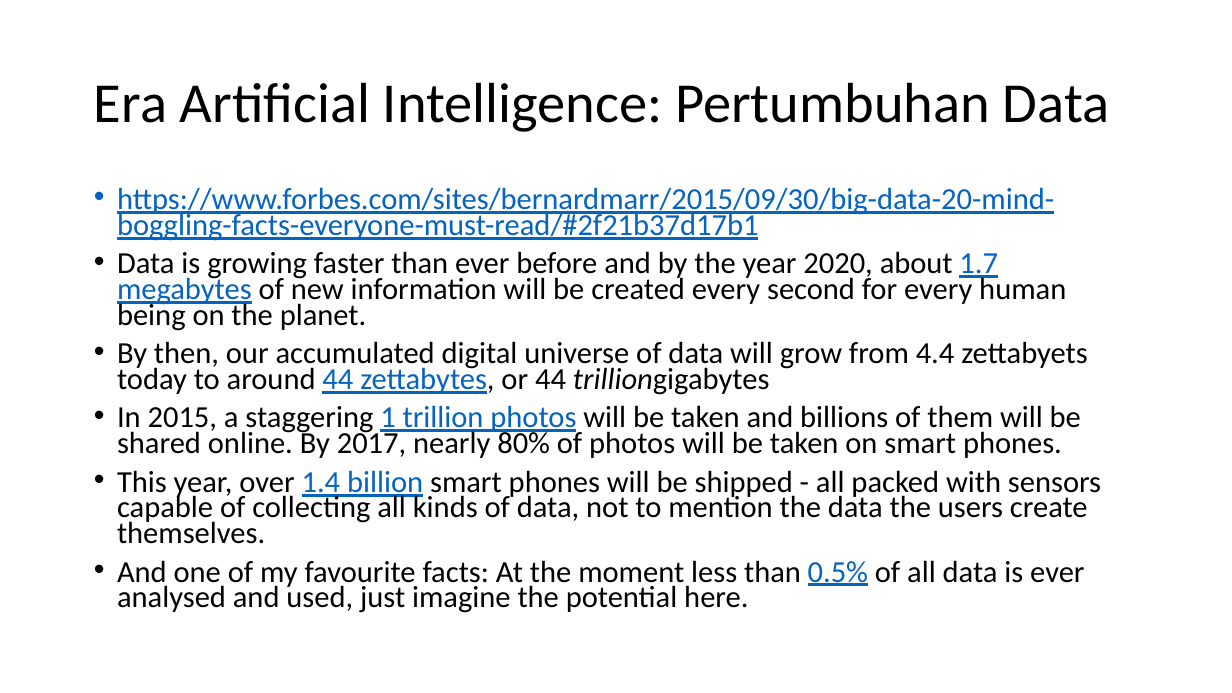
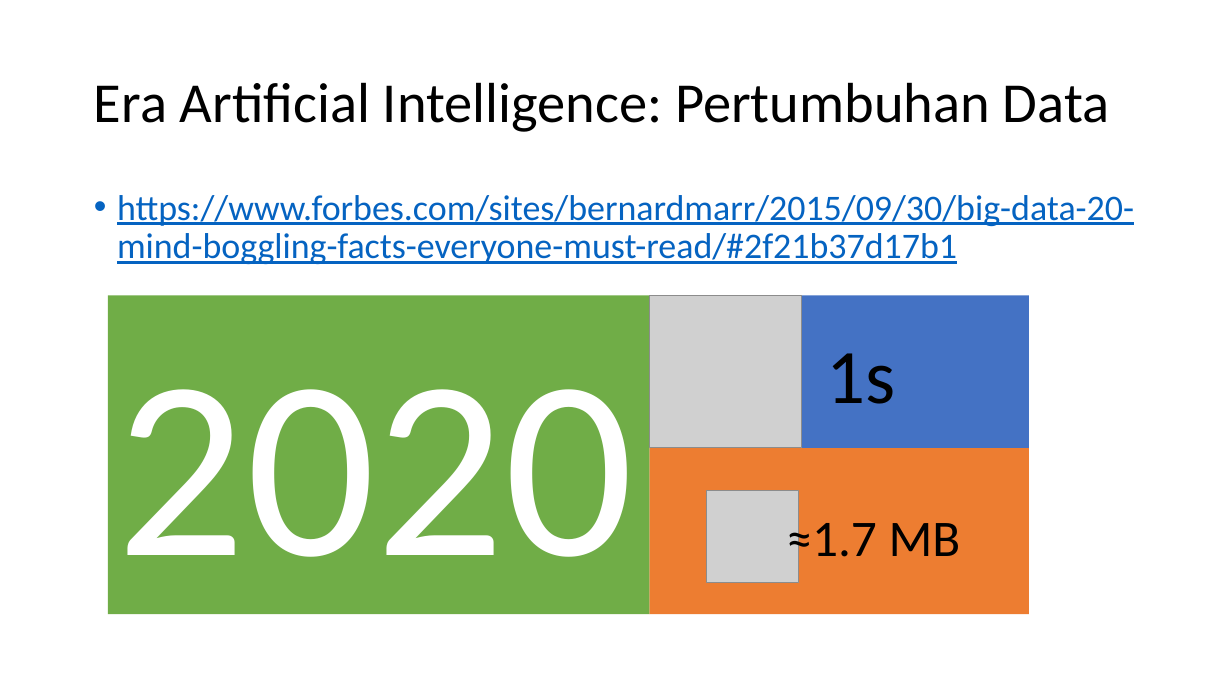
Before and after one commit to MRizkyWi/mlup18, a slide deck: slide 9 of [MLUP18] 01. Pengenalan Machine Learning.pptx (slide 6 before the commit). Drawn at 1232x693 pixels with LibreOffice and Linux fonts; fonts in the diff are those of the drawing; grey boxes stand for pictures. Boxes give left, top, right and bottom in pixels: in the first picture for what was removed or moved away, otherwise in the second. Text is boxed around its words. In the diff, an @@ line names an element or a change of style, - is before the commit and + after.

```diff
--- a/[MLUP18] 01. Pengenalan Machine Learning.pptx
+++ b/[MLUP18] 01. Pengenalan Machine Learning.pptx
@@ text "https://www.forbes.com/sites/bernardmarr/2015/09/30/big-data ..." at (117, 195, 1134, 264): size 23.8 to 28 pt; line spacing 0.7 to 0.9 @@
@@ text at (117, 251, 1101, 613): paragraphs removed @@
-• Data is growing faster than ever before and by the year 2020, about 1.7 megabytes of new information will be created every second for every human being on the planet.
-• By then, our accumulated digital universe of data will grow from 4.4 zettabyets today to around 44 zettabytes, or 44 trilliongigabytes
-• In 2015, a staggering 1 trillion photos will be taken and billions of them will be shared online. By 2017, nearly 80% of photos will be taken on smart phones.
-• This year, over 1.4 billion smart phones will be shipped - all packed with sensors capable of collecting all kinds of data, not to mention the data the users create themselves.
-• And one of my favourite facts: At the moment less than 0.5% of all data is ever analysed and used, just imagine the potential here.
@@ rectangle added at (108, 296, 650, 615), fill #70AD47, 199 pt, text #FFFFFF @@
+2020
@@ rectangle added at (650, 296, 1030, 448), fill #4472C4 @@
@@ picture added at (650, 296, 802, 448) @@
@@ text added at (827, 353, 896, 404), 60 pt, text #000000 @@
+1s
@@ rectangle added at (650, 446, 1030, 614), fill #ED7D31 @@
@@ picture added at (707, 491, 799, 583) @@
@@ text added at (787, 514, 961, 569), 40 pt, text #000000 @@
+≈1.7 MB
```
Also in this commit, not shown: 2 other slides changed, 6 slides added, 6 other files.
